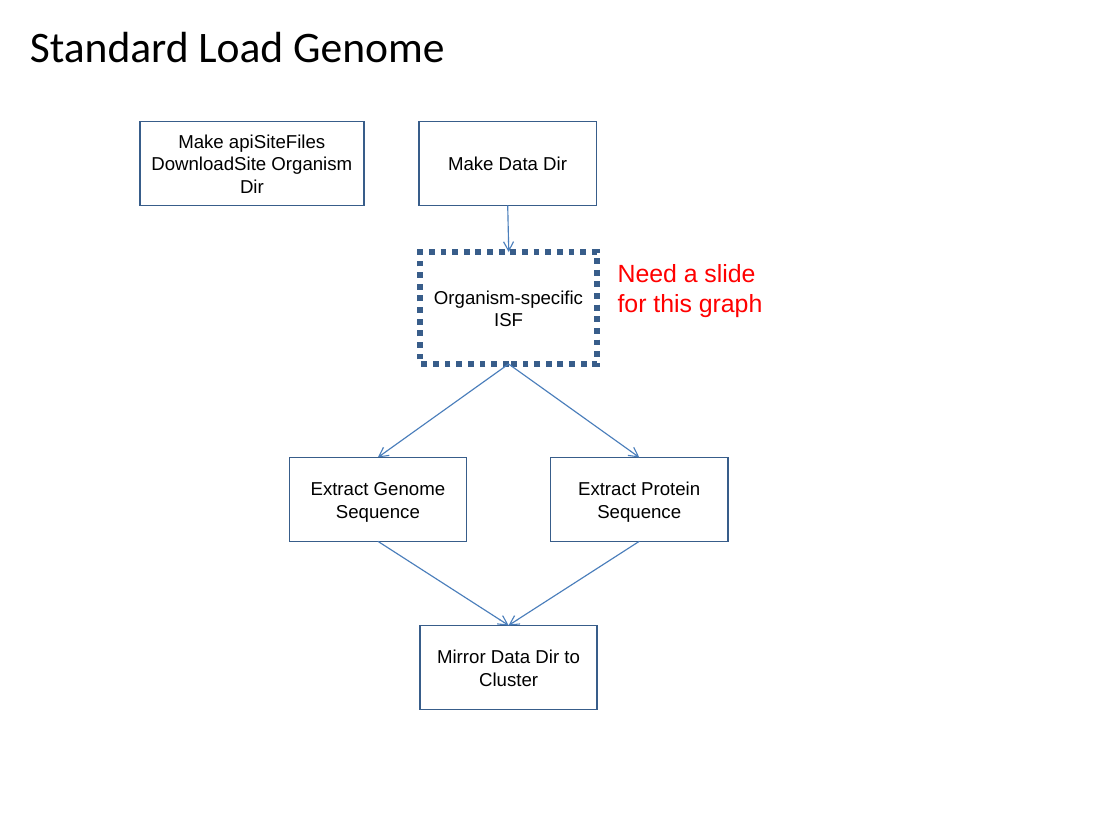
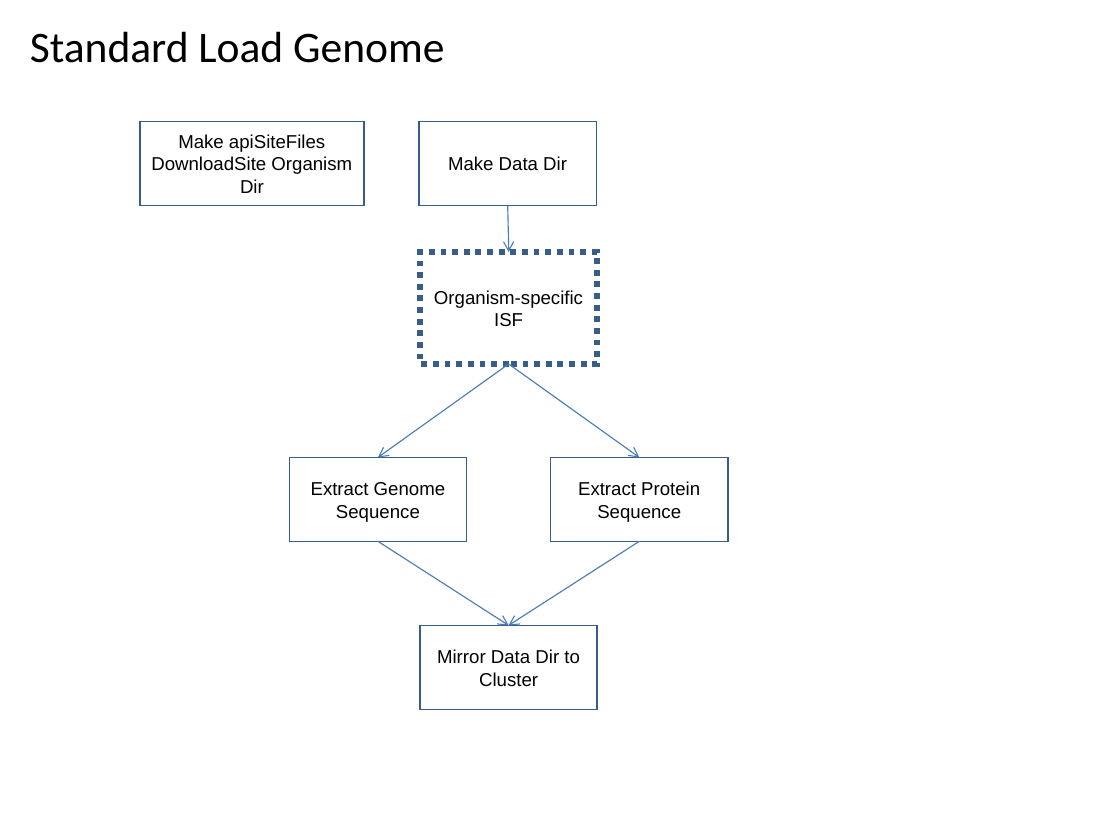
Before and after one commit to VEuPathDB/ApiCommonWorkflow, a slide deck: slide 5 of Main/doc/IntegratedWorkflow.ppt. Drawn at 1120x840 pixels with LibreOffice and Linux fonts; fonts in the diff are those of the drawing. Boxes give left, top, right and bottom in pixels: in the first picture for what was removed or moved away, otherwise in the second. Text is boxed around its words. In the diff, an @@ line names an element or a change of style, - is before the commit and + after.

```diff
--- a/Main/doc/IntegratedWorkflow.ppt
+++ b/Main/doc/IntegratedWorkflow.ppt
@@ text removed at [618, 264, 762, 317] @@
-Need a slide for this graph
```
Also in this commit, not shown: 8 other slides changed.
